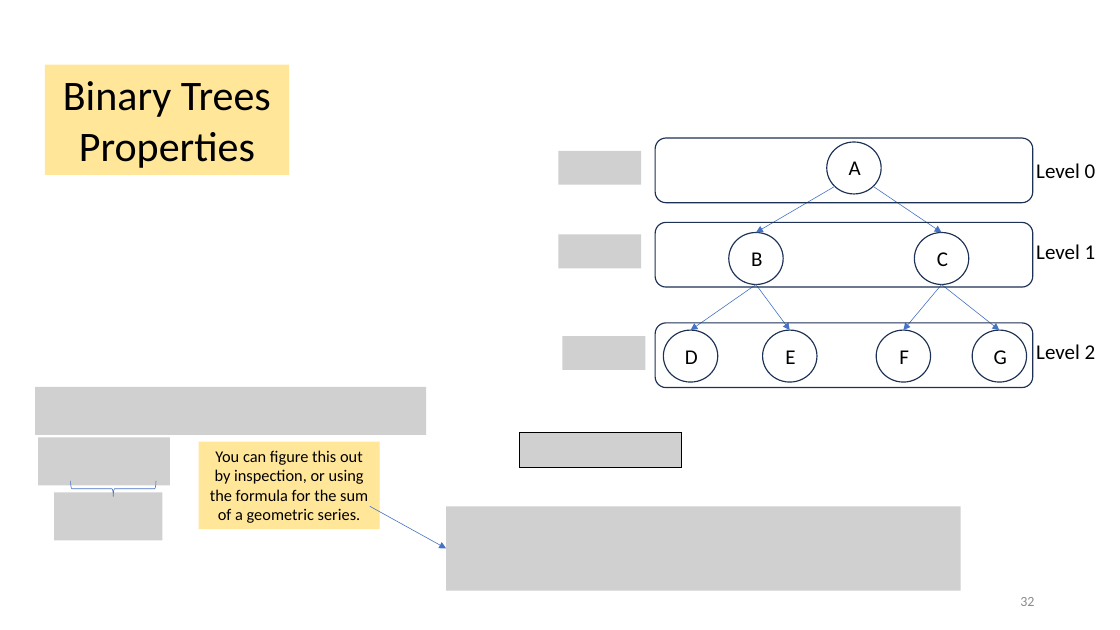
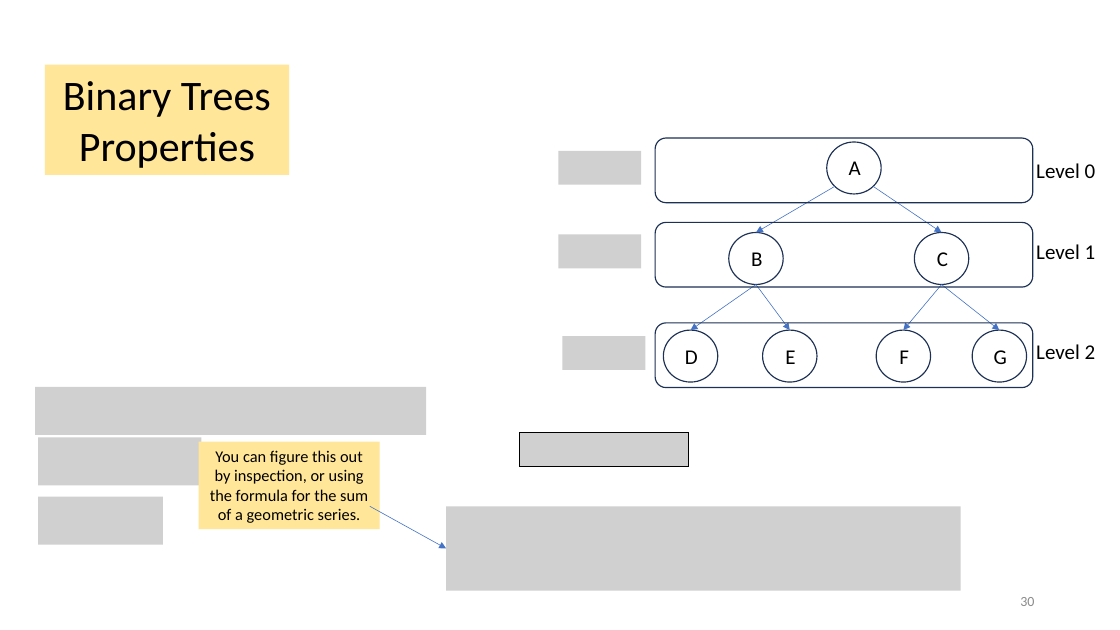
Before and after one commit to vinn03/cmpt225summer2023, a slide deck: slide 30 of lecture_notes/week6/week6_trees.pptx (slide 32 before the commit). Drawn at 1120x630 pixels with LibreOffice and Linux fonts; fonts in the diff are those of the drawing; grey boxes stand for pictures. Boxes give left, top, right and bottom in pixels: in the first picture for what was removed or moved away, otherwise in the second. Text is boxed around its words. In the diff, an @@ line names an element or a change of style, - is before the commit and + after.

```diff
--- a/lecture_notes/week6/week6_trees.pptx
+++ b/lecture_notes/week6/week6_trees.pptx
@@ picture: place and size @@
-picture at box(38, 438, 170, 486)
+picture at box(38, 438, 201, 486)
@@ picture: place and size @@
-picture at box(519, 433, 681, 467)
+picture at box(519, 433, 688, 466)
@@ picture: place and size @@
-picture at box(55, 492, 163, 540)
+picture at box(38, 497, 163, 544)
@@ left brace removed at box(70, 481, 156, 497) @@
@@ page number at box(1020, 597, 1034, 606): text changed @@
-32
+30
```
Also in this commit, not shown: 10 other slides changed, 2 slides removed, 1 other file.
